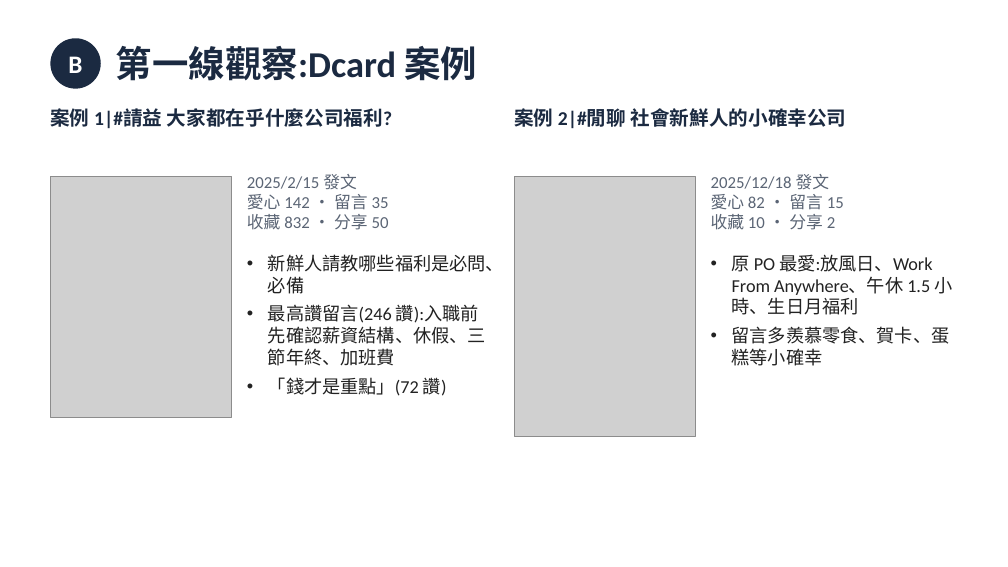
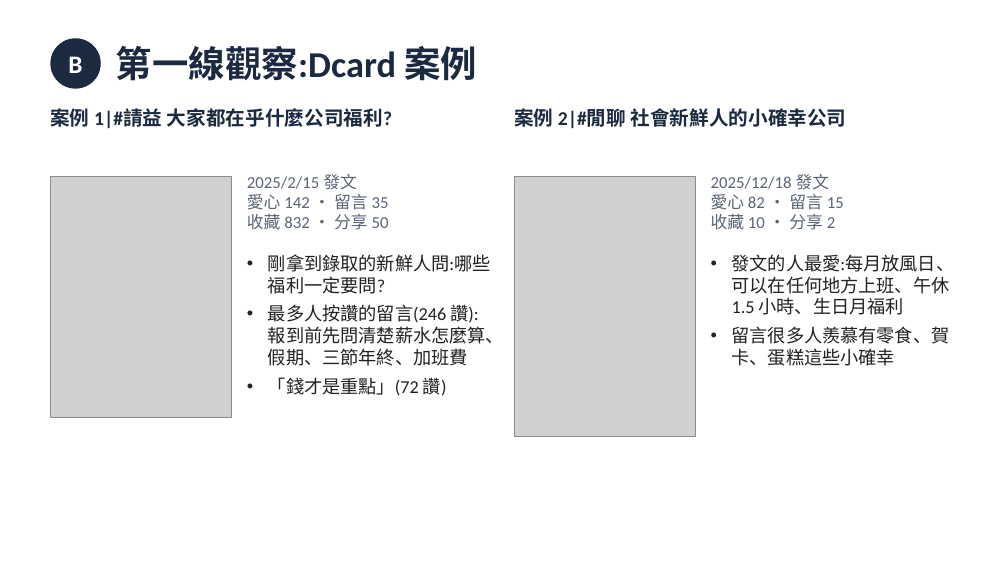
Before and after one commit to tobychien/project-hub, a slide deck: slide 7 of deliverables/CMC_10月_AB任務簡報.pptx. Drawn at 1008x567 pixels with LibreOffice and Linux fonts; fonts in the diff are those of the drawing; grey boxes stand for pictures. Boxes give left, top, right and bottom in pixels: in the first picture for what was removed or moved away, otherwise in the second. Text is boxed around its words. In the diff, an @@ line names an element or a change of style, - is before the commit and + after.

```diff
--- a/deliverables/CMC_10月_AB任務簡報.pptx
+++ b/deliverables/CMC_10月_AB任務簡報.pptx
@@ text at <box>268,254,504,366</box>: text changed @@
-• 新鮮人請教哪些福利是必問、必備
-• 最高讚留言(246 讚):入職前先確認薪資結構、休假、三節年終、加班費
+• 剛拿到錄取的新鮮人問:哪些福利一定要問?
+• 最多人按讚的留言(246 讚):報到前先問清楚薪水怎麼算、假期、三節年終、加班費
@@ text at <box>732,254,955,366</box>: text changed @@
-• 原 PO 最愛:放風日、Work From Anywhere、午休 1.5 小時、生日月福利
-• 留言多羨慕零食、賀卡、蛋糕等小確幸
+• 發文的人最愛:每月放風日、可以在任何地方上班、午休 1.5 小時、生日月福利
+• 留言很多人羨慕有零食、賀卡、蛋糕這些小確幸
```
Also in this commit, not shown: 6 other slides changed, 1 other file.
